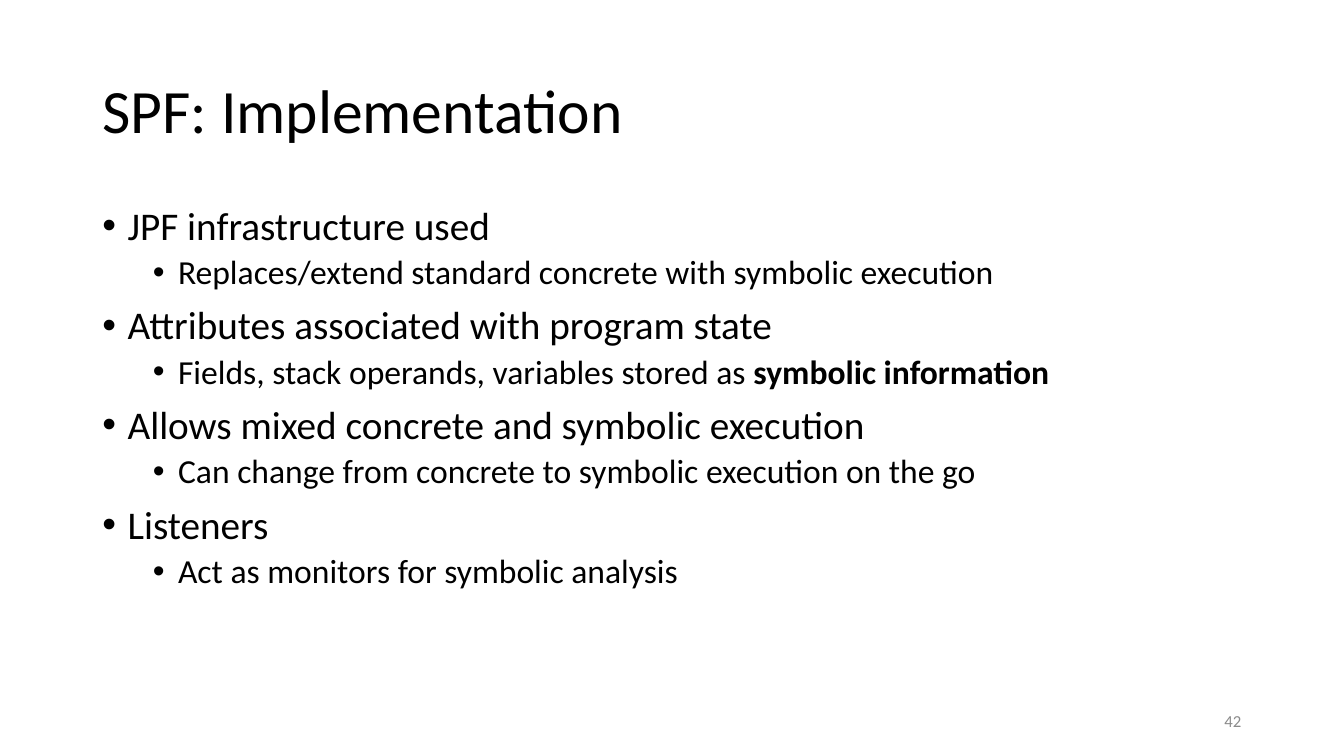
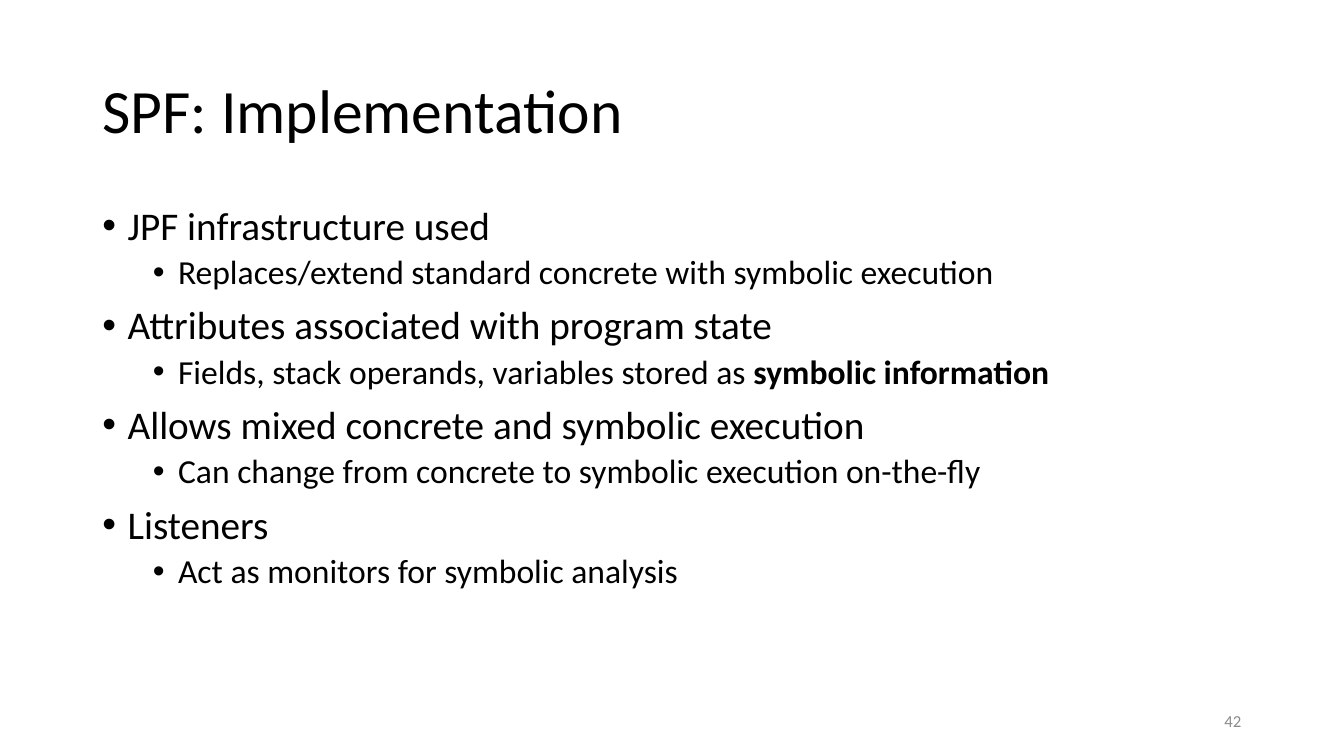
Before and after one commit to damorim/model-checking-tutorial, a slide deck: slide 42 of Program-Model-Checking.pptx. Drawn at 1344x756 pixels with LibreOffice and Linux fonts; fonts in the diff are those of the drawing. Boxes give left, top, right and bottom in pixels: in the first picture for what was removed or moved away, otherwise in the second. Text is boxed around its words. In the diff, an @@ line names an element or a change of style, - is before the commit and + after.

Commit message:
slides updated

```diff
--- a/Program-Model-Checking.pptx
+++ b/Program-Model-Checking.pptx
@@ text at [178, 459, 980, 489]: text changed @@
-  • Can change from concrete to symbolic execution on the go
+  • Can change from concrete to symbolic execution on-the-fly
```
Also in this commit, not shown: 8 other slides changed.
